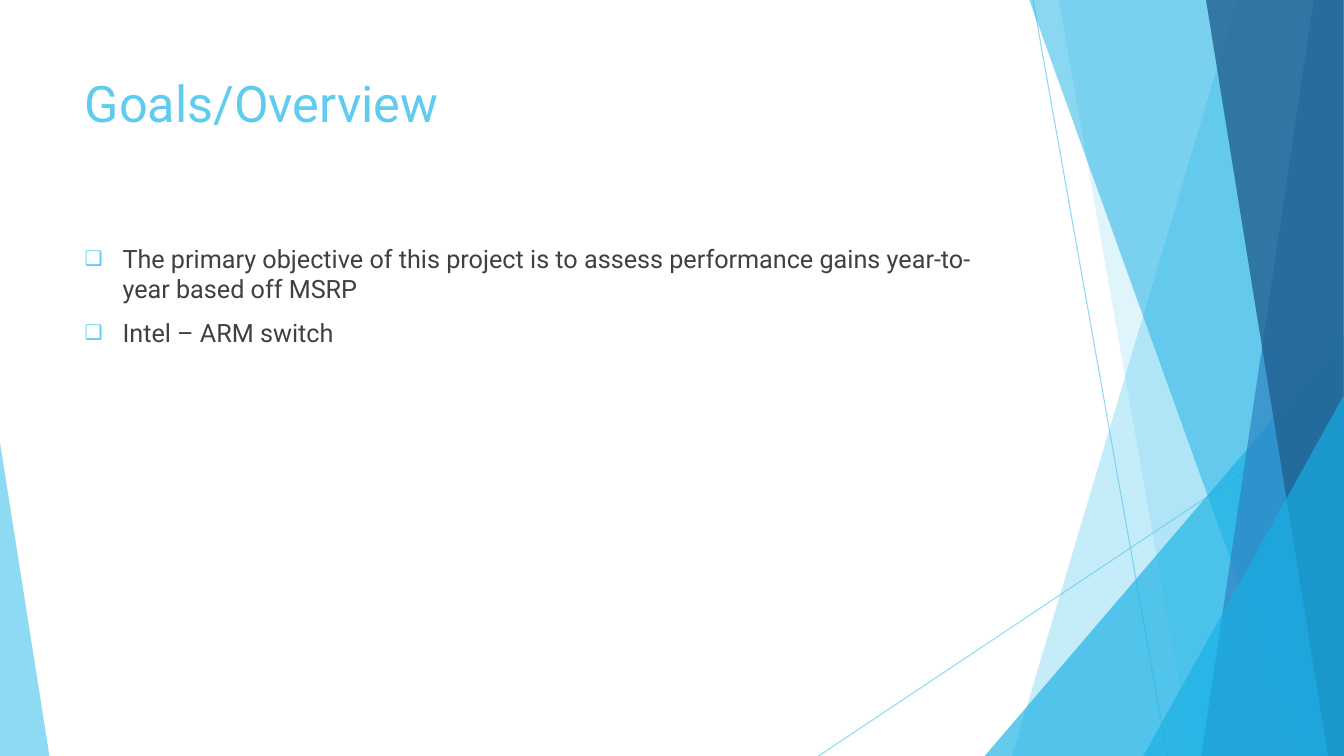
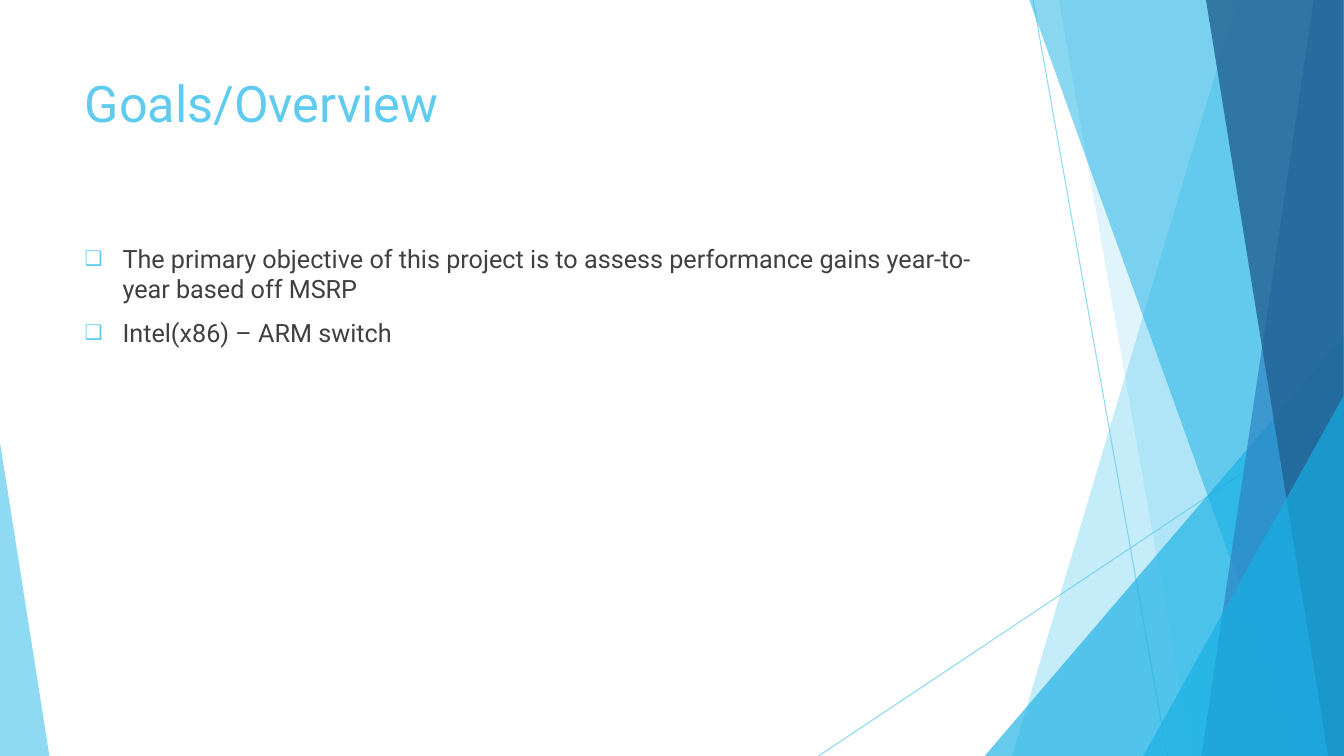
Before and after one commit to Cnh1116/Computer-Architecture-Project, a slide deck: slide 2 of Project Presentation.pptx. Drawn at 1344x756 pixels with LibreOffice and Linux fonts; fonts in the diff are those of the drawing. Boxes give left, top, right and bottom in pixels: in the first picture for what was removed or moved away, otherwise in the second. Text is boxed around its words. In the diff, an @@ line names an element or a change of style, - is before the commit and + after.

Commit message:
Added Slides

```diff
--- a/Project Presentation.pptx
+++ b/Project Presentation.pptx
@@ text at <box>123,322,391,348</box>: text changed @@
-❑ Intel – ARM switch
+❑ Intel(x86) – ARM switch
```
Also in this commit, not shown: 2 other slides changed, 2 slides added.
